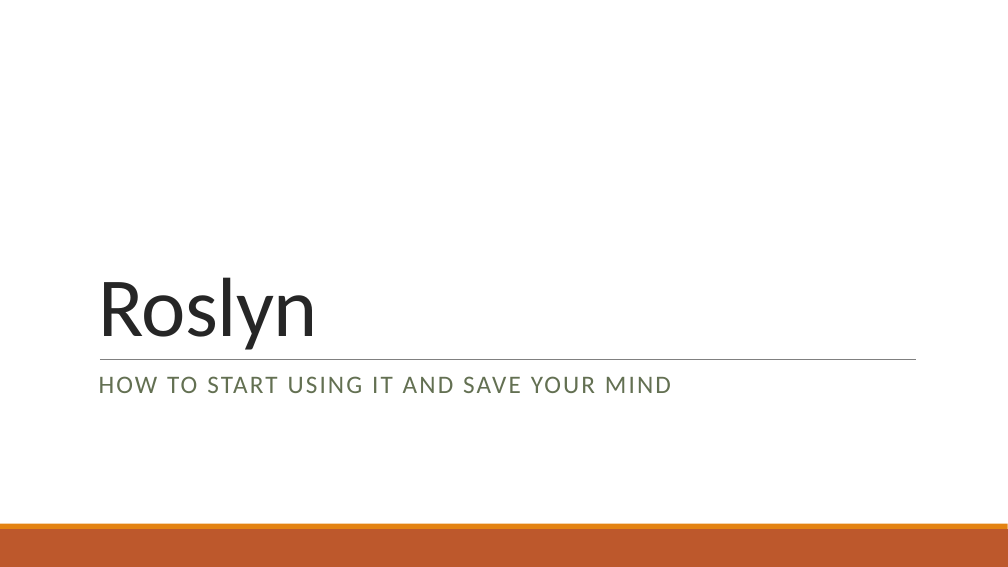
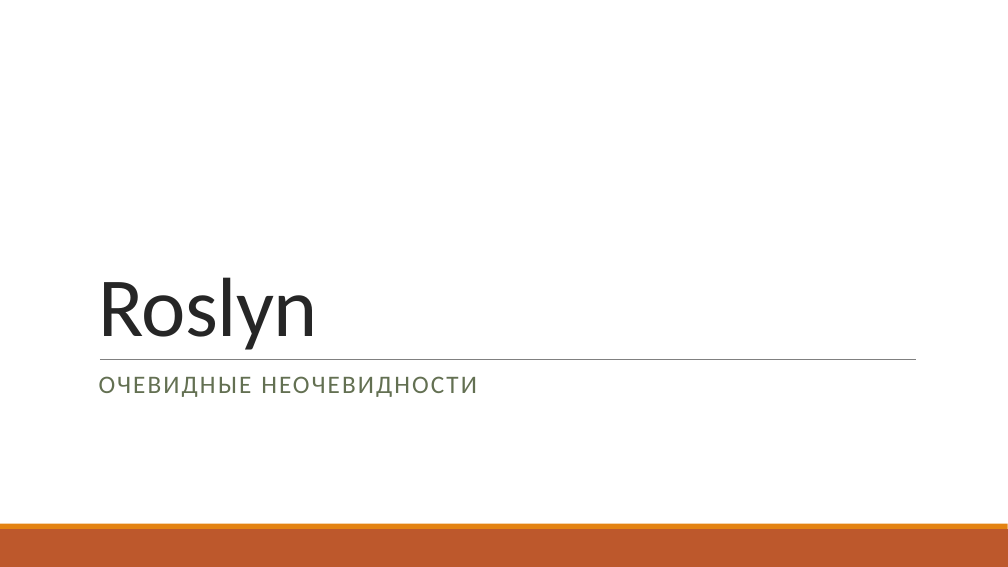
Before and after one commit to kugushev/presentations, a slide deck: slide 1 of P.pptx. Drawn at 1008x567 pixels with LibreOffice and Linux fonts; fonts in the diff are those of the drawing. Boxes give left, top, right and bottom in pixels: in the first picture for what was removed or moved away, otherwise in the second. Text is boxed around its words. In the diff, an @@ line names an element or a change of style, - is before the commit and + after.

```diff
--- a/P.pptx
+++ b/P.pptx
@@ subtitle at (x1=99, y1=376, x2=477, y2=397): text changed @@
-HOW TO START USING IT AND SAVE YOUR MIND
+ОЧЕВИДНЫЕ НЕОЧЕВИДНОСТИ
```
Also in this commit, not shown: 44 other files.
